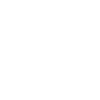
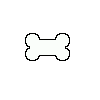
Before/after of a (100, 100) layered artwork. What changed in the layer stack:
painted on "Layer 1" over <box>25,33,70,61</box>
